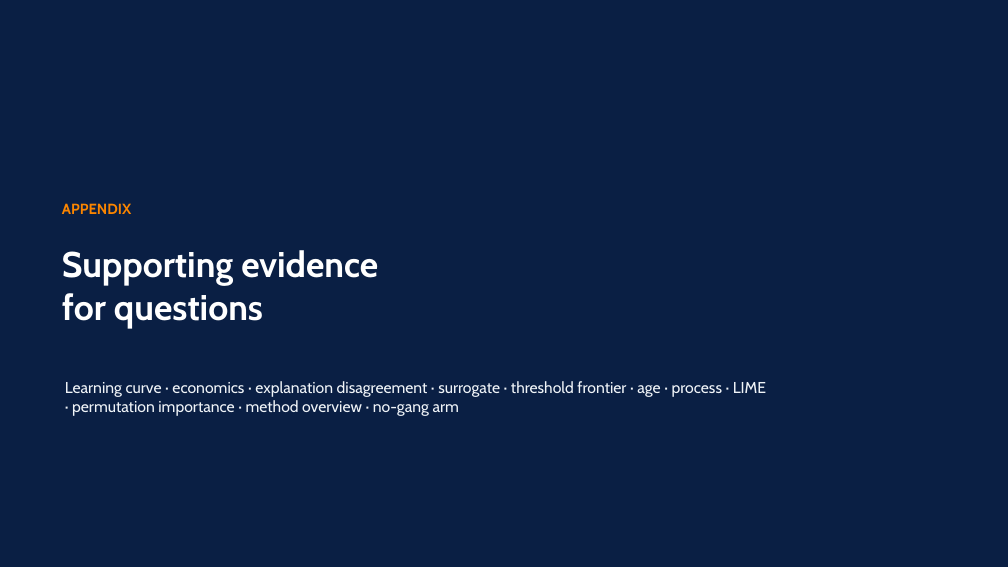
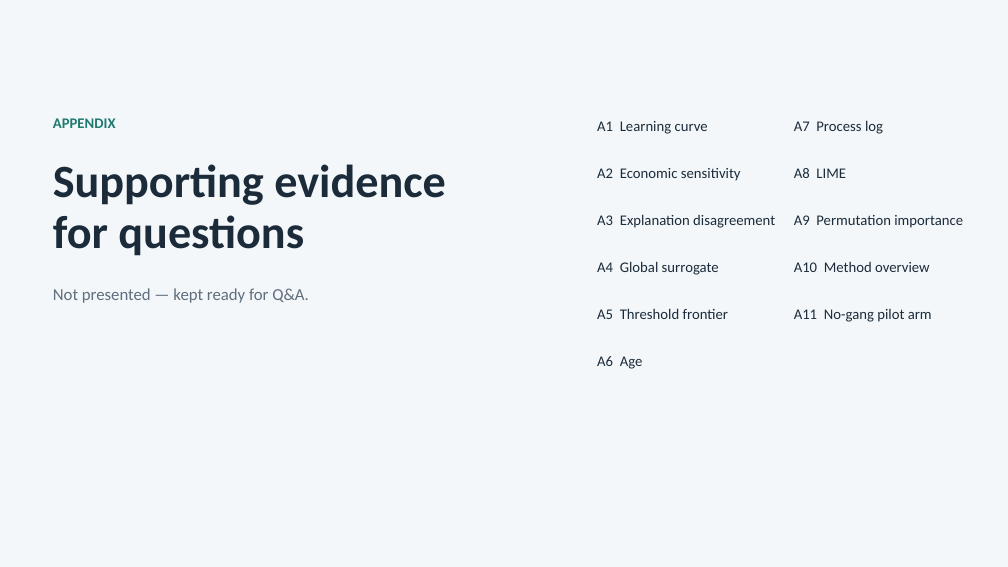
Before and after one commit to RyanBalech/recidivism-forecasting-analysis, a slide deck: slide 21 of reports/ISAF_Recidivism_Presentation.pptx. Drawn at 1008x567 pixels with LibreOffice and Linux fonts; fonts in the diff are those of the drawing. Boxes give left, top, right and bottom in pixels: in the first picture for what was removed or moved away, otherwise in the second. Text is boxed around its words. In the diff, an @@ line names an element or a change of style, - is before the commit and + after.

```diff
--- a/reports/ISAF_Recidivism_Presentation.pptx
+++ b/reports/ISAF_Recidivism_Presentation.pptx
@@ background #0A1F44 to #F3F7FA @@
@@ text "APPENDIX": place and size @@
-text "APPENDIX" at [62, 203, 131, 214]
+text "APPENDIX" at [53, 118, 116, 128]
@@ text "APPENDIX" at [53, 118, 116, 128]: font Cabin to Calibri, text colour #FB8500 to #1F7A70; more space between paragraphs @@
@@ text added at [597, 121, 708, 134], 14 pt, text #1B2B3A @@
+A1 Learning curve
@@ text added at [794, 120, 883, 134], 14 pt, text #1B2B3A @@
+A7 Process log
@@ text "Supporting evidence for questions": place and size @@
-text "Supporting evidence for questions" at [62, 250, 378, 328]
+text "Supporting evidence for questions" at [53, 164, 446, 256]
@@ text "Supporting evidence for questions" at [53, 164, 446, 256]: size 34 to 44 pt, font Cabin to Calibri, text colour #FFFFFF to #1B2B3A; line spacing 1 to 0.95; more space between paragraphs @@
@@ text added at [597, 168, 741, 181], 14 pt, text #1B2B3A @@
+A2 Economic sensitivity
@@ text added at [794, 168, 846, 178], 14 pt, text #1B2B3A @@
+A8 LIME
@@ text added at [597, 214, 775, 228], 14 pt, text #1B2B3A @@
+A3 Explanation disagreement
@@ text added at [794, 215, 963, 228], 14 pt, text #1B2B3A @@
+A9 Permutation importance
@@ text added at [597, 261, 719, 275], 14 pt, text #1B2B3A @@
+A4 Global surrogate
@@ text added at [794, 262, 930, 272], 14 pt, text #1B2B3A @@
+A10 Method overview
@@ text added at [53, 288, 309, 303], 16 pt, text #5F6E7C @@
+Not presented — kept ready for Q&A.
@@ text added at [597, 308, 728, 319], 14 pt, text #1B2B3A @@
+A5 Threshold frontier
@@ text added at [794, 309, 932, 322], 14 pt, text #1B2B3A @@
+A11 No-gang pilot arm
@@ text added at [597, 356, 643, 369], 14 pt, text #1B2B3A @@
+A6 Age
@@ text removed at [65, 381, 766, 416] @@
-Learning curve · economics · explanation disagreement · surrogate · threshold frontier · age · process · LIME · permutation importance · method overview · no-gang arm
```
Also in this commit, not shown: 23 other slides changed, 8 slides added, 8 slides removed, 2 other files.
